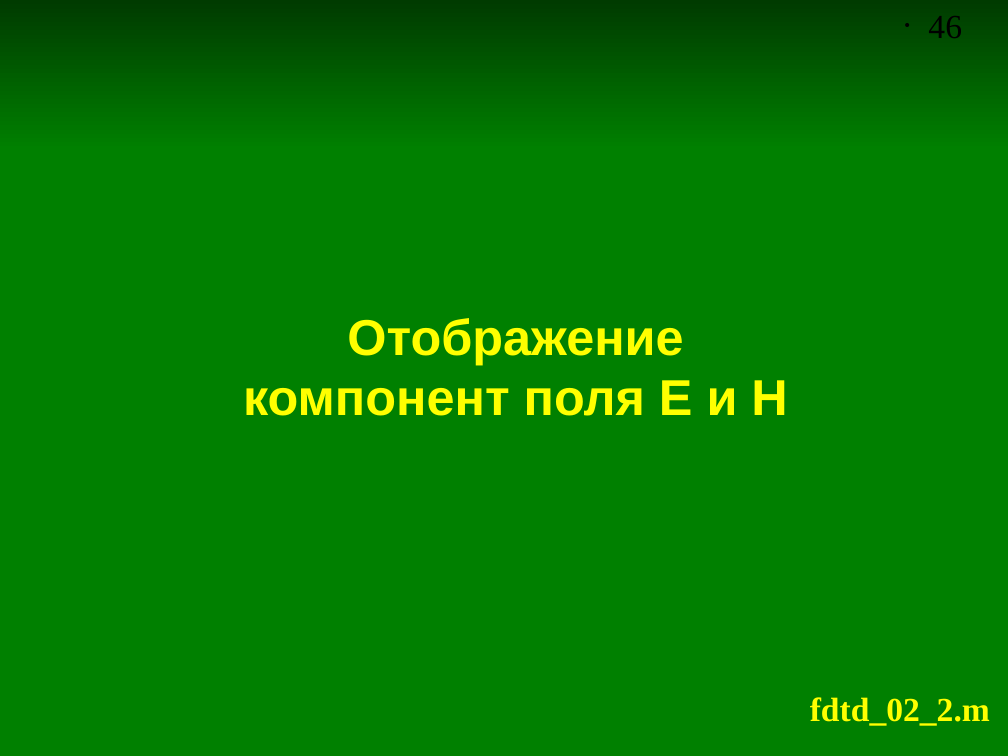
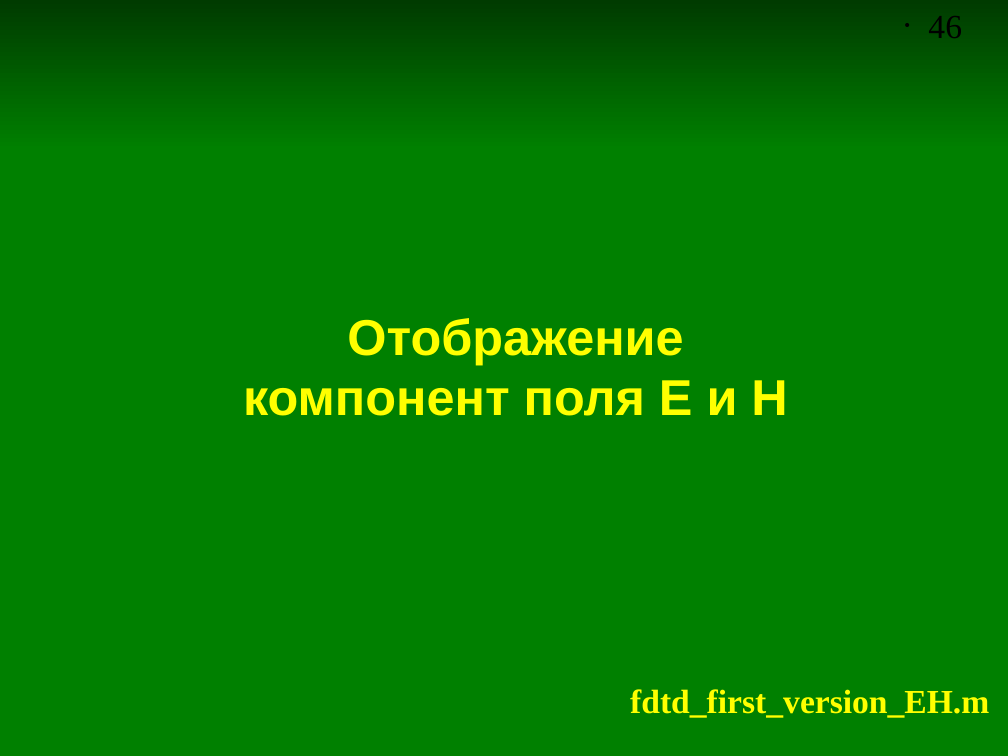
Before and after one commit to andris0147sv/modelling, a slide deck: slide 46 of presentations/2. FDTD.odp. Drawn at 1008x756 pixels with LibreOffice and Linux fonts; fonts in the diff are those of the drawing. Boxes give left, top, right and bottom in pixels: in the first picture for what was removed or moved away, otherwise in the second. Text is boxed around its words. In the diff, an @@ line names an element or a change of style, - is before the commit and + after.

```diff
--- a/presentations/2. FDTD.odp
+++ b/presentations/2. FDTD.odp
@@ text at [630,689,989,718]: text changed @@
-fdtd_02_2.m
+fdtd_first_version_EH.m
```
Also in this commit, not shown: 10 other slides changed, 4 slides added, 1 slide removed, 9 other files.
